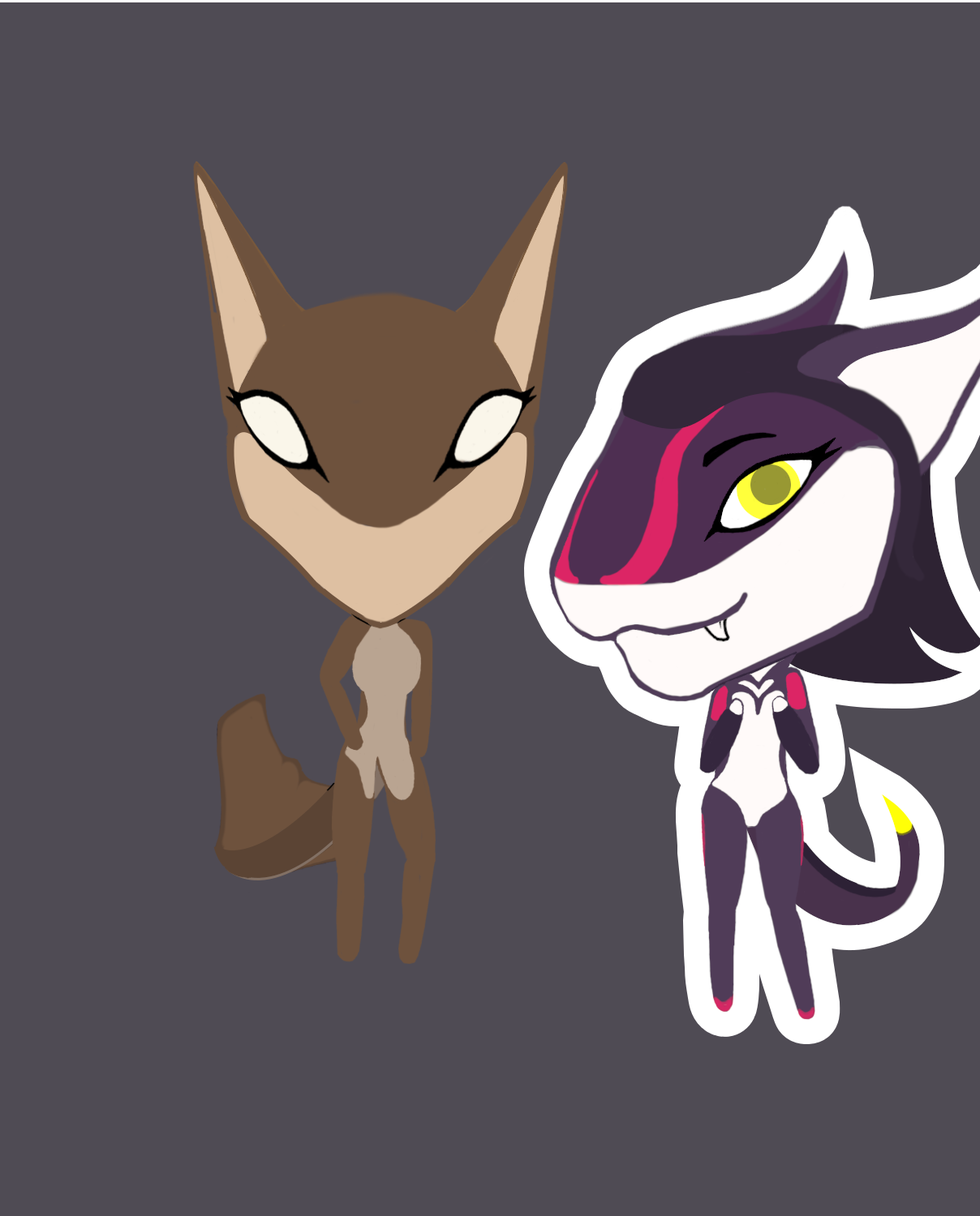
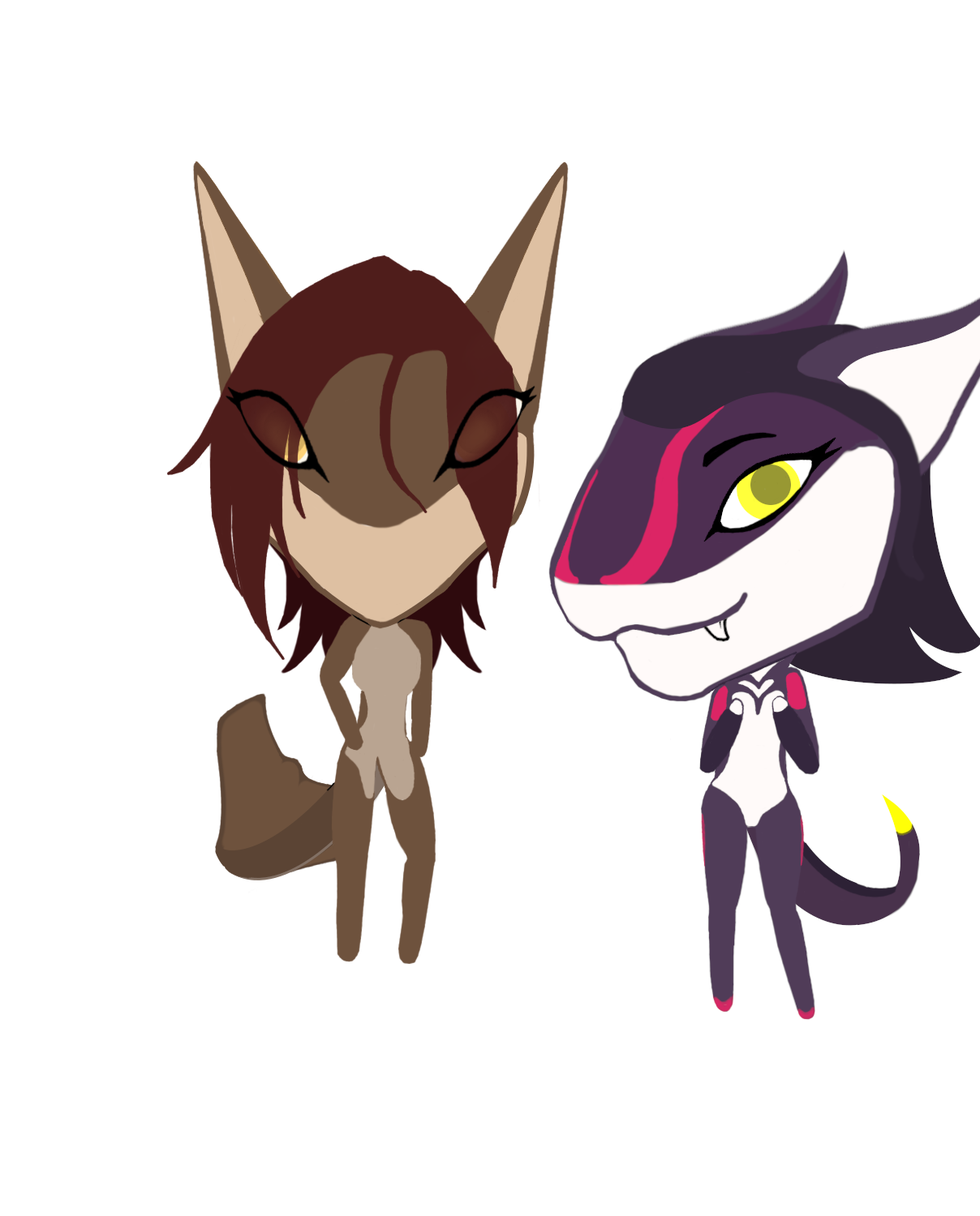
The second 980×1216 image is a revision of the first. Changes to its layers:
added layer "HAIR" above "IRIS" over (x1=166, y1=254, x2=541, y2=661)
added layer "IRIS" above "EYES" over (x1=252, y1=393, x2=511, y2=466)
painted on "BASE" over (x1=195, y1=164, x2=568, y2=962)
painted on "BASE_SECOND" over (x1=350, y1=621, x2=418, y2=742)
painted on "FACES_SECONDARY" over (x1=481, y1=210, x2=562, y2=567)
painted on "TAIL" over (x1=213, y1=788, x2=338, y2=875)
added layer "HAIR_BACK" above "TAIL_BACK" over (x1=267, y1=536, x2=496, y2=675)
painted on "TAIL_BACK" over (x1=218, y1=699, x2=333, y2=838)
added layer "syrena.png" above "Background" over (x1=142, y1=128, x2=593, y2=990)
hid "Background" over (x1=0, y1=2, x2=980, y2=1216)
